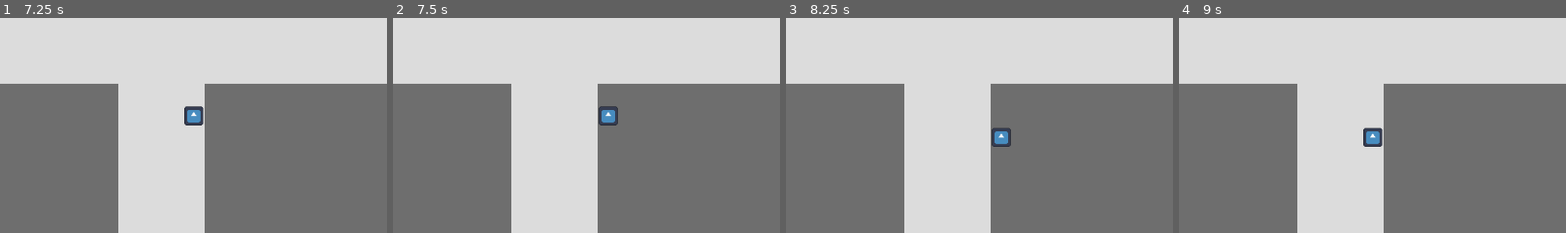
Above: before the commit, frames 1-4 (left to right).
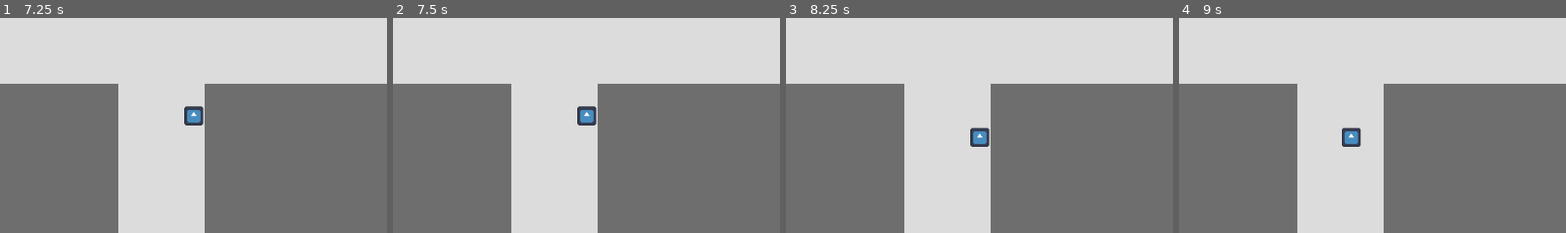
Above: after the commit, the same moments.

Repository: MirialisT/Project-Ataraxia
Game: Godot game, scene res://node_2d.tscn
Two runs of this game, one before a commit and one after it. Both use one fixed random seed, a clock stepped at 60 frames per second and the inputs below. The engine's default icon, where the game draws it, is replaced by a stand-in: a white triangle on a blue panel in a dark square.
Inputs:
- Up to frame 1 (7.25 s): tap Enter at 0.5, 2, 3.5 s; hold Right (ui_right) 0.53-1.28 s; hold Space (Interact, bound only after the commit) 0.53-1.28 s; hold Down (ui_down) 1.28-2.03 s; tap Space (Interact, bound only after the commit) every 1.5 s from 1.35 to 5.85 s; hold Right (ui_right) 2.03-2.78 s; hold Space (Interact, bound only after the commit) 2.03-2.78 s; hold Up (ui_up) 2.78-3.53 s; hold Space (Interact, bound only after the commit) 3.53-4.28 s; hold Left (ui_left) 3.53-5.03 s; hold Down (ui_down) 5.03-5.78 s; hold Space (Interact, bound only after the commit) 5.03-5.78 s; hold Right (ui_right) 5.78-6.53 s; hold Up (ui_up) from 6.53 s (still down); hold Space (Interact, bound only after the commit) from 6.53 s (still down)
- Up to frame 2 (7.5 s): release Up (ui_up) at 7.28 s; release Space (Interact, bound only after the commit) at 7.28 s; hold Right (ui_right) from 7.28 s (still down); tap Space (Interact, bound only after the commit) at 7.35 s
- Up to frame 3 (8.25 s): release Right (ui_right) at 8.03 s; hold Down (ui_down) from 8.03 s (still down); hold Space (Interact, bound only after the commit) from 8.03 s (still down)
- Up to frame 4 (9 s): release Down (ui_down) at 8.78 s; release Space (Interact, bound only after the commit) at 8.78 s; hold Left (ui_left) from 8.78 s (still down); tap Space (Interact, bound only after the commit) at 8.85 s
The pictures show only the part of the screen within x 29-79%, y 30-80%; the shares and areas given below are measured in that part.

Frame 1 is identical in both runs. In frame 2, 0.9% of the frame differs, in the area x 47-59%, y 40-50%; in frame 3, 0.9%; in frame 4, 0.9%, in the area x 42-53%, y 50-60%.

Commit message:
auto-load-main

Diff:
--- a/Ataraxia_GD/area_2d.gd
+++ /dev/null
@@ -1,21 +0,0 @@
-extends Area2D
-
-@export var tile_size = 32
-var inputs = {"ui_right": Vector2.RIGHT,
-			"ui_left": Vector2.LEFT,
-			"ui_up": Vector2.UP,
-			"ui_down": Vector2.DOWN}
-
-# Called when the node enters the scene tree for the first time.
-func _ready():
-	position = position.snapped(Vector2.ONE * tile_size)
-	position += Vector2.ONE * tile_size/2
-
-
-func _unhandled_input(event):
-	for dir in inputs.keys():
-		if event.is_action_pressed(dir):
-			move(dir)
-
-func move(dir):
-	position += inputs[dir] * tile_size
--- a/Ataraxia_GD/node_2d.tscn
+++ b/Ataraxia_GD/node_2d.tscn
@@ -1,6 +1,6 @@
 [gd_scene load_steps=7 format=4 uid="uid://y5q6m6r8khvj"]
 
-[ext_resource type="Script" path="res://area_2d.gd" id="1_kfg3v"]
+[ext_resource type="Script" path="res://player.gd" id="1_kfg3v"]
 [ext_resource type="Texture2D" uid="uid://dpdlwou6fgyck" path="res://icon.svg" id="2_le47v"]
 [ext_resource type="Texture2D" uid="uid://cgfctdk0a0uxh" path="res://Sprite-0001.png" id="3_qkck6"]
 
@@ -42,3 +42,5 @@
 
 [node name="RayCast2D" type="RayCast2D" parent="player"]
 target_position = Vector2(0, 32)
+
+[node name="UI" type="CanvasLayer" parent="player"]
--- /dev/null
+++ b/Ataraxia_GD/player.gd
@@ -0,0 +1,34 @@
+extends Area2D
+
+@export var tile_size = 32
+var inputs = {
+	"move_right": Vector2.RIGHT,
+	"move_left": Vector2.LEFT,
+	"move_up": Vector2.UP,
+	"move_down": Vector2.DOWN
+	}
+
+# Called when the node enters the scene tree for the first time.
+func _ready():
+	position = position.snapped(Vector2.ONE * tile_size)
+	position += Vector2.ONE * tile_size/2
+
+func _unhandled_input(event):
+	if event.is_action_pressed("Interact"):
+		var target = $RayCast2D.get_collider()
+		if target != null:
+			print("Hey", target)
+	for dir in inputs.keys():
+		if event.is_action_pressed(dir):
+			move(dir)
+
+func raycast_handler(direction):
+	var raycast_x = tile_size * inputs[direction][0]
+	var raycast_y = tile_size * inputs[direction][1]
+	$RayCast2D.target_position = Vector2(raycast_x, raycast_y)
+	$RayCast2D.force_raycast_update()
+	return !$RayCast2D.is_colliding()
+
+func move(dir):
+	if raycast_handler(dir):
+		position += inputs[dir] * tile_size
--- a/Ataraxia_GD/project.godot
+++ b/Ataraxia_GD/project.godot
@@ -19,6 +19,34 @@
 
 window/size/viewport_height=640
 
+[input]
+
+move_up={
+"deadzone": 0.5,
+"events": [Object(InputEventKey,"resource_local_to_scene":false,"resource_name":"","device":0,"window_id":0,"alt_pressed":false,"shift_pressed":false,"ctrl_pressed":false,"meta_pressed":false,"pressed":false,"keycode":0,"physical_keycode":4194320,"key_label":0,"unicode":0,"location":0,"echo":false,"script":null)
+]
+}
+move_down={
+"deadzone": 0.5,
+"events": [Object(InputEventKey,"resource_local_to_scene":false,"resource_name":"","device":0,"window_id":0,"alt_pressed":false,"shift_pressed":false,"ctrl_pressed":false,"meta_pressed":false,"pressed":false,"keycode":0,"physical_keycode":4194322,"key_label":0,"unicode":0,"location":0,"echo":false,"script":null)
+]
+}
+move_left={
+"deadzone": 0.5,
+"events": [Object(InputEventKey,"resource_local_to_scene":false,"resource_name":"","device":0,"window_id":0,"alt_pressed":false,"shift_pressed":false,"ctrl_pressed":false,"meta_pressed":false,"pressed":false,"keycode":0,"physical_keycode":4194319,"key_label":0,"unicode":0,"location":0,"echo":false,"script":null)
+]
+}
+move_right={
+"deadzone": 0.5,
+"events": [Object(InputEventKey,"resource_local_to_scene":false,"resource_name":"","device":0,"window_id":0,"alt_pressed":false,"shift_pressed":false,"ctrl_pressed":false,"meta_pressed":false,"pressed":false,"keycode":0,"physical_keycode":4194321,"key_label":0,"unicode":0,"location":0,"echo":false,"script":null)
+]
+}
+Interact={
+"deadzone": 0.5,
+"events": [Object(InputEventKey,"resource_local_to_scene":false,"resource_name":"","device":0,"window_id":0,"alt_pressed":false,"shift_pressed":false,"ctrl_pressed":false,"meta_pressed":false,"pressed":false,"keycode":0,"physical_keycode":32,"key_label":0,"unicode":0,"location":0,"echo":false,"script":null)
+]
+}
+
 [rendering]
 
 renderer/rendering_method="gl_compatibility"
